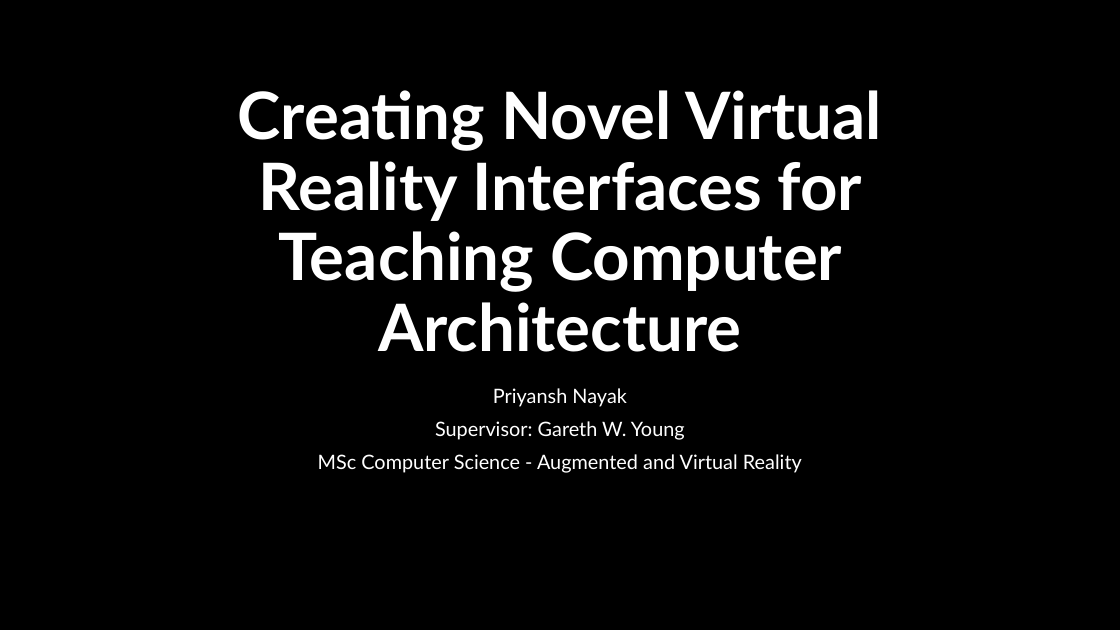
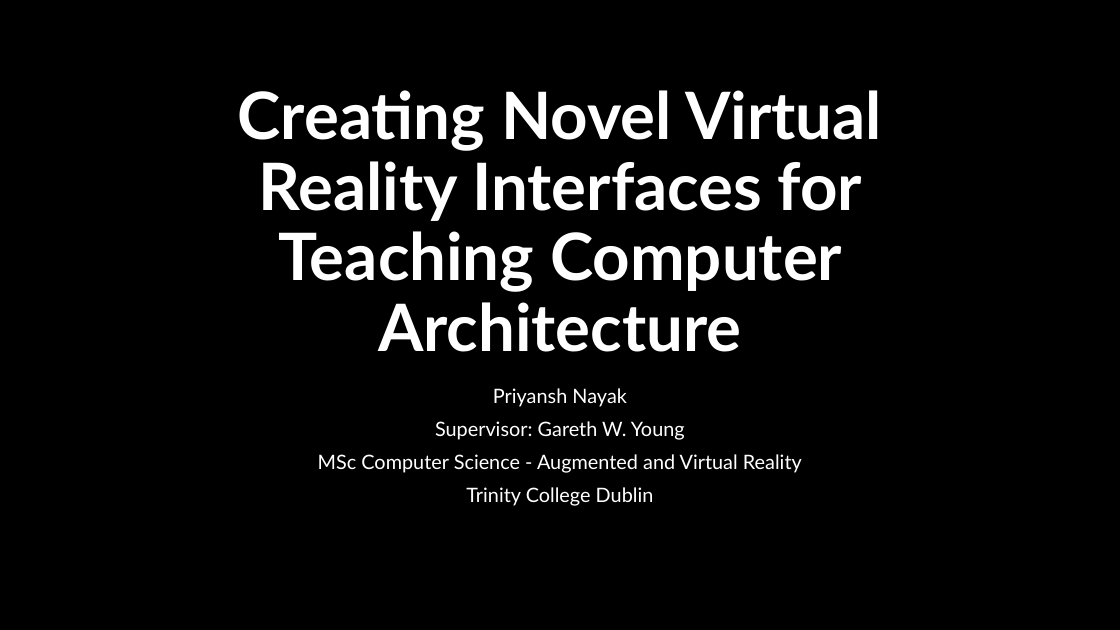
Before and after one commit to Norged-Out/CompArchVR, a slide deck: slide 1 of Documents/Presentation/Presentation_PriyanshNayak.pptx. Drawn at 1120x630 pixels with LibreOffice and Linux fonts; fonts in the diff are those of the drawing; background and template pictures are left out. Boxes give left, top, right and bottom in pixels: in the first picture for what was removed or moved away, otherwise in the second. Text is boxed around its words. In the diff, an @@ line names an element or a change of style, - is before the commit and + after.

```diff
--- a/Documents/Presentation/Presentation_PriyanshNayak.pptx
+++ b/Documents/Presentation/Presentation_PriyanshNayak.pptx
@@ subtitle at [466,487,654,506]: paragraph added @@
+Trinity College Dublin
```
Also in this commit, not shown: 9 other files.
